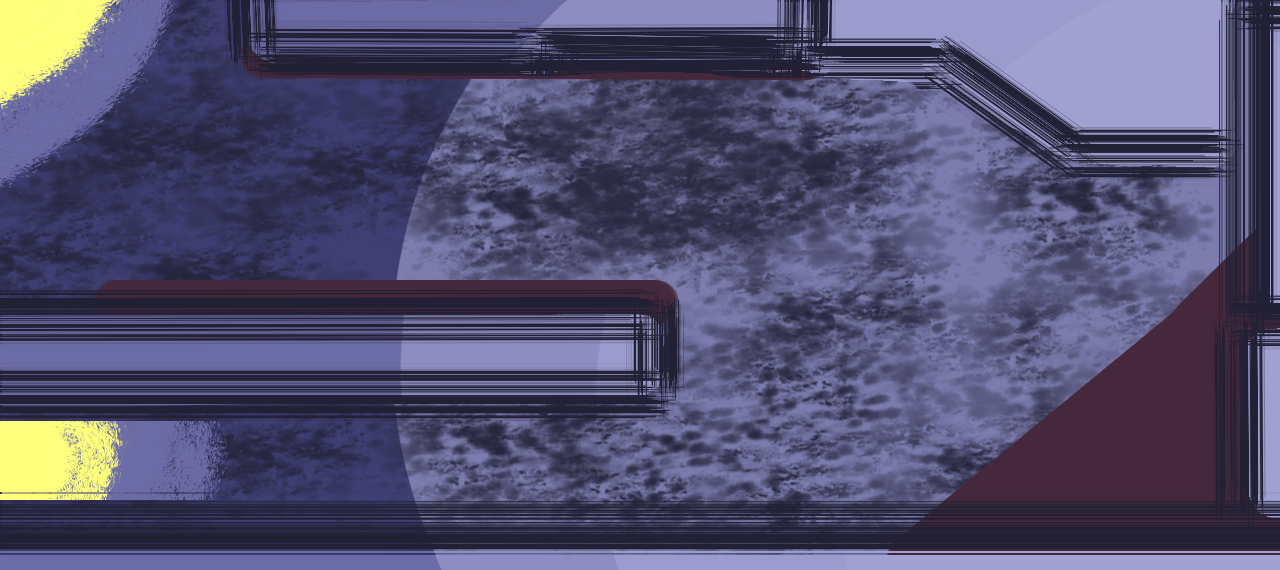
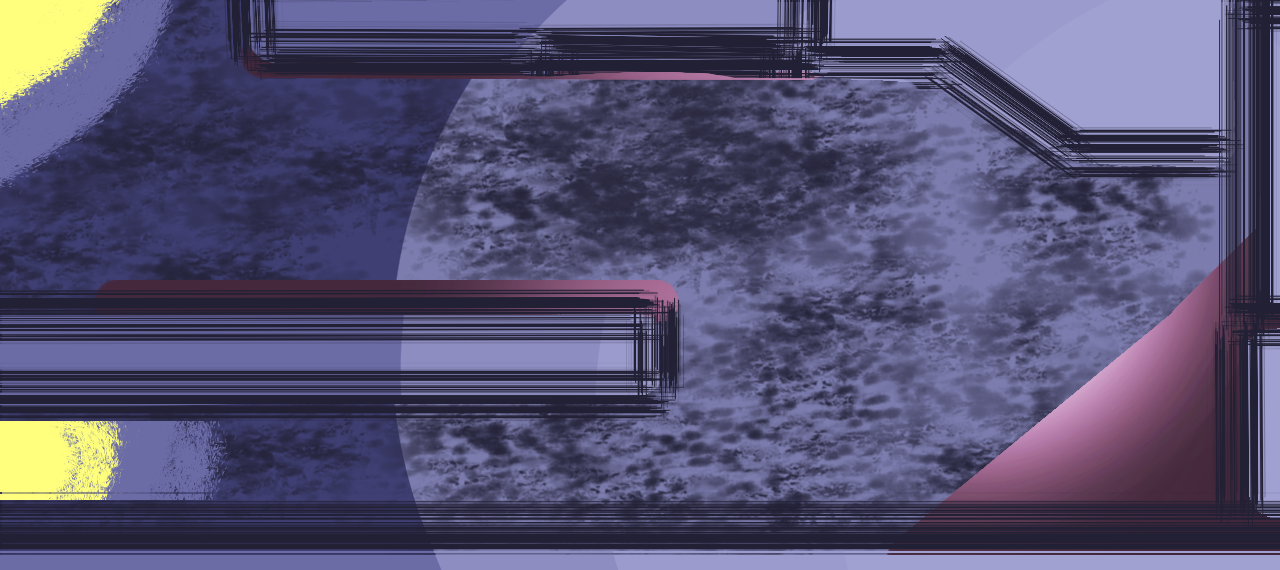
Layered file, before and after one edit (1280 x 570). Changes by layer:
painted on "Pintar camada 2" over [410, 70, 1280, 555]
painted on "Pintar camada 6" over [410, 70, 1280, 555]
painted on "Pintar camada 3" over [410, 70, 1280, 555]
painted on "Pintar camada 8" over [410, 70, 1280, 555]
painted on "Pintar camada 4" over [410, 70, 1280, 555]
painted on "Pintar camada 7" over [410, 70, 1280, 555]
painted on "Pintar camada 1" over [410, 70, 1280, 555]
